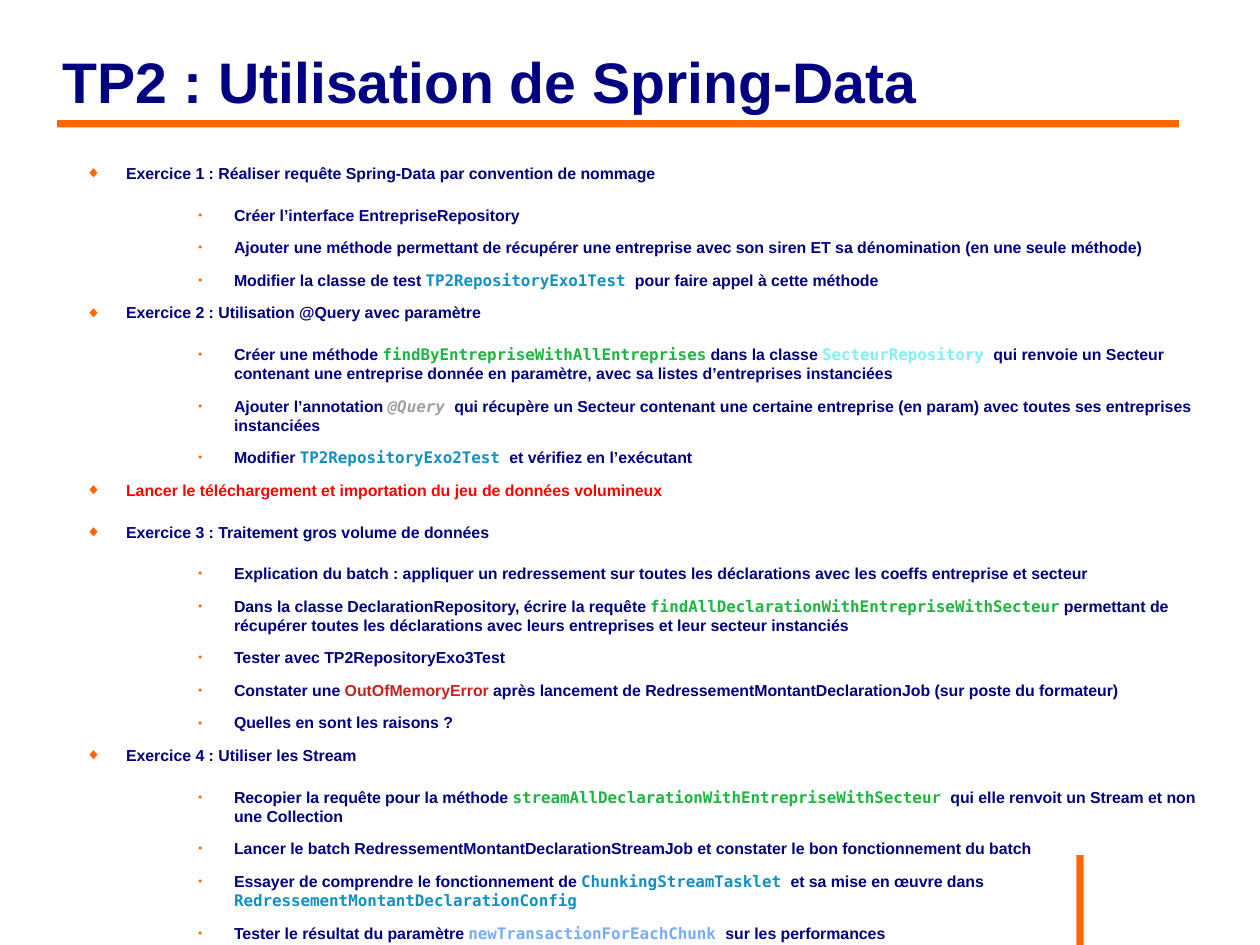
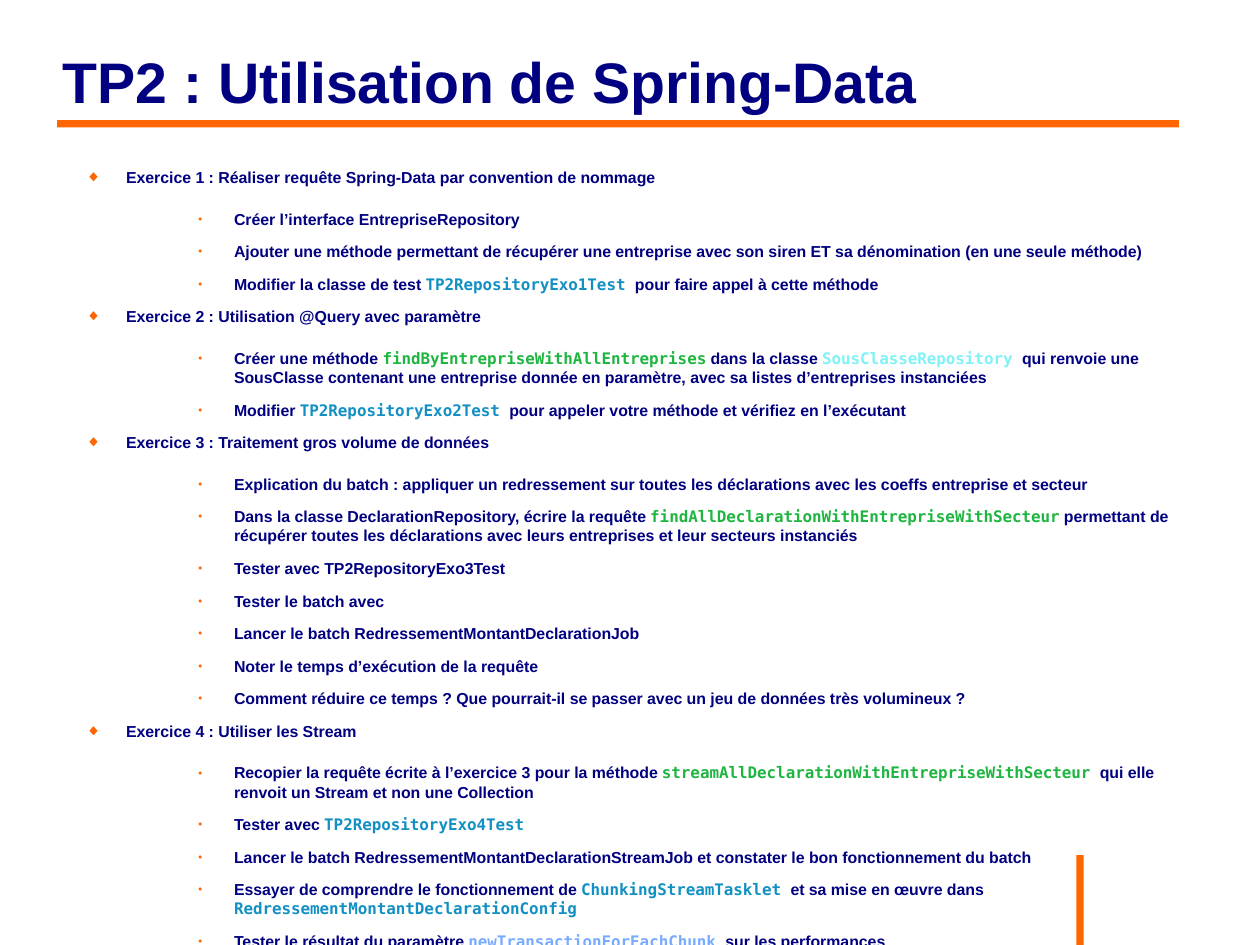
Before and after one commit to philphils/formation-hibernate-avancee, a slide deck: slide 46 of Documentation/diapo_formation_hibernate_avancee.odp. Drawn at 1260x945 pixels with LibreOffice and Linux fonts; fonts in the diff are those of the drawing; background and template pictures are left out. Boxes give left, top, right and bottom in pixels: in the first picture for what was removed or moved away, otherwise in the second. Text is boxed around its words. In the diff, an @@ line names an element or a change of style, - is before the commit and + after.

```diff
--- a/Documentation/diapo_formation_hibernate_avancee.odp
+++ b/Documentation/diapo_formation_hibernate_avancee.odp
@@ text at (126, 171, 1169, 918): text changed; font Arial to DejaVu Sans Mono; text colour #000080 to #A0A0A0; italic on @@
-◆ Point sur @DynamicUpdate, @DynamicInsert. Tester le résultat sur les performances.
+◆ Point sur @DynamicUpdate, @DynamicInsert. Tester.
@@ text at (234, 351, 1139, 387): text changed @@
-    ● Créer une méthode findByEntrepriseWithAllEntreprises dans la classe SecteurRepository qui renvoie un Secteur contenant une entreprise donnée en paramètre, avec sa listes d’entreprises instanciées
-    ● Ajouter l’annotation @Query qui récupère un Secteur contenant une certaine entreprise (en param) avec toutes ses entreprises instanciées
-    ● Modifier TP2RepositoryExo2Test et vérifiez en l’exécutant
-◆ Lancer le téléchargement et importation du jeu de données volumineux
+    ● Créer une méthode findByEntrepriseWithAllEntreprises dans la classe SousClasseRepository qui renvoie une SousClasse contenant une entreprise donnée en paramètre, avec sa listes d’entreprises instanciées
+    ● Modifier TP2RepositoryExo2Test pour appeler votre méthode et vérifiez en l’exécutant
@@ text at (234, 509, 1169, 545): text changed @@
-    ● Dans la classe DeclarationRepository, écrire la requête findAllDeclarationWithEntrepriseWithSecteur permettant de récupérer toutes les déclarations avec leurs entreprises et leur secteur instanciés
+    ● Dans la classe DeclarationRepository, écrire la requête findAllDeclarationWithEntrepriseWithSecteur permettant de récupérer toutes les déclarations avec leurs entreprises et leur secteurs instanciés
@@ text at (234, 595, 951, 708): text changed @@
-    ● Constater une OutOfMemoryError après lancement de RedressementMontantDeclarationJob (sur poste du formateur)
-    ● Quelles en sont les raisons ?
+    ● Tester le batch avec
+    ● Lancer le batch RedressementMontantDeclarationJob
+    ● Noter le temps d’exécution de la requête
+    ● Comment réduire ce temps ? Que pourrait-il se passer avec un jeu de données très volumineux ?
@@ text at (234, 765, 1154, 834): text changed @@
-    ● Recopier la requête pour la méthode streamAllDeclarationWithEntrepriseWithSecteur qui elle renvoit un Stream et non une Collection
+    ● Recopier la requête écrite à l’exercice 3 pour la méthode streamAllDeclarationWithEntrepriseWithSecteur qui elle renvoit un Stream et non une Collection
+    ● Tester avec TP2RepositoryExo4Test
```
Also in this commit, not shown: 9 other slides changed, 1 slide added, 7 other files.
